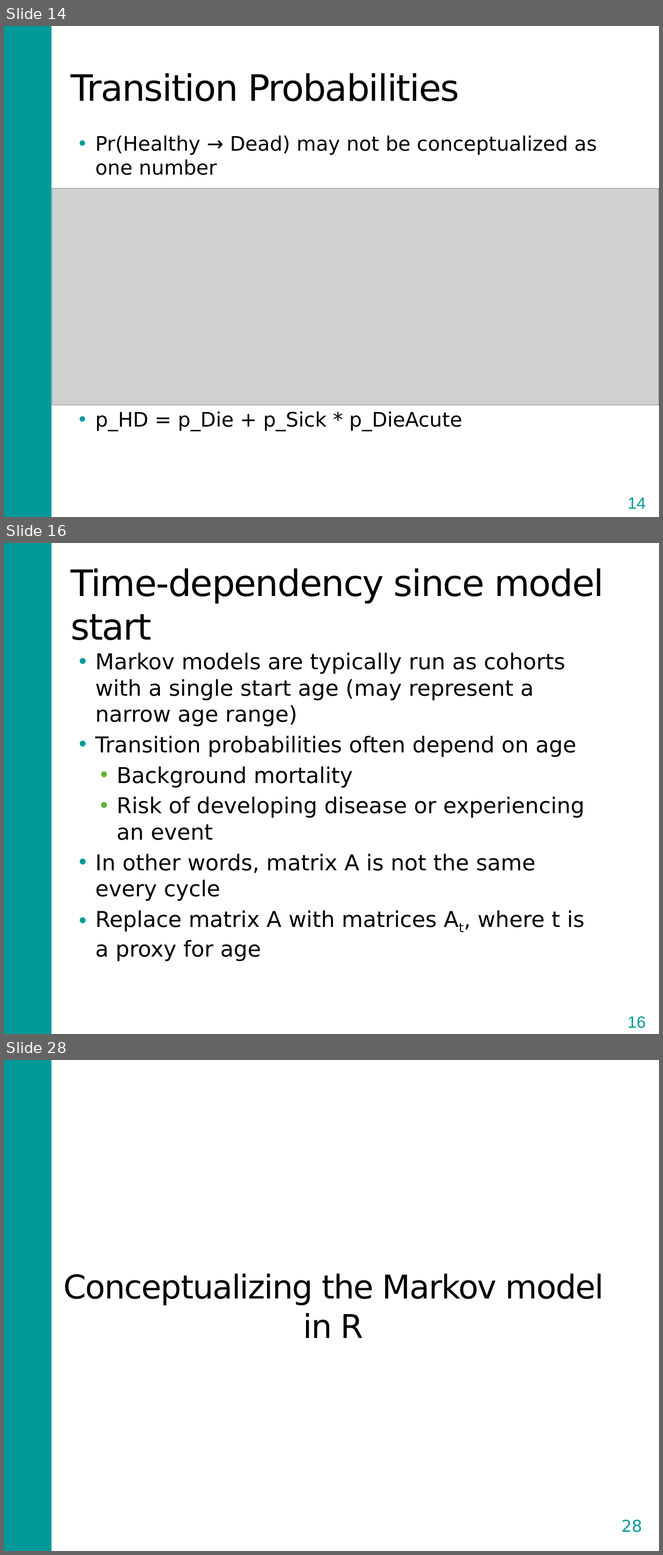
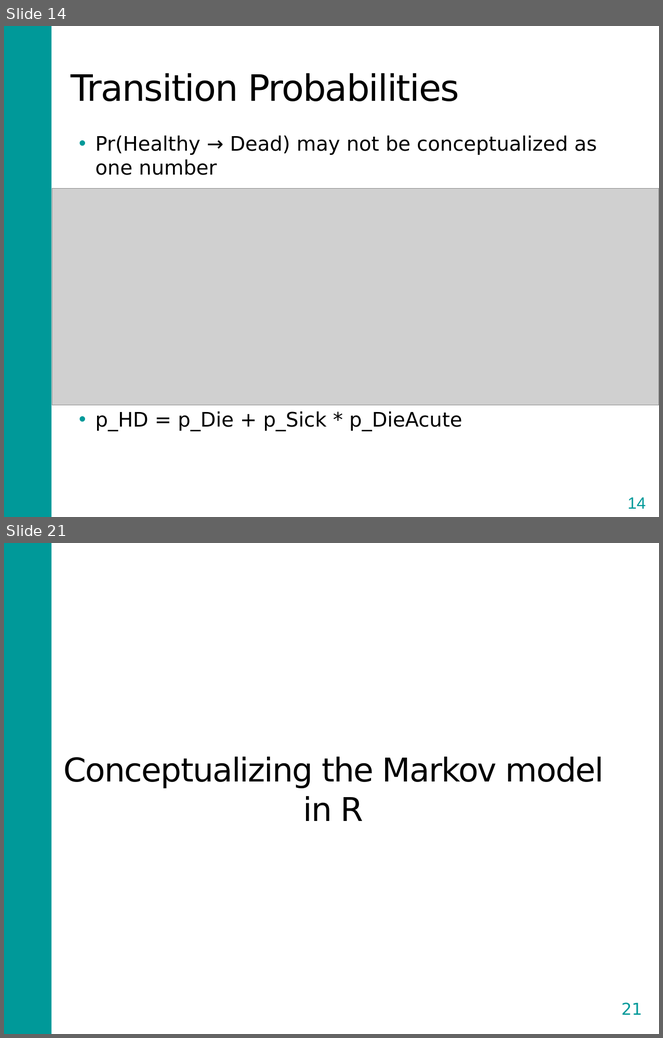
Before and after one commit to DARTH-git/Course-Modularization, a slide deck: Markov models/Slides/MarkovModelSlides.pptx. Shown one above the other, each under a label of ours: slides 14, 16 and 28 before the commit, slides 14 and 21 after it; the slides between them are not shown. The pictures are 663x1555 and 663x1038 pixels, drawn with LibreOffice and Linux fonts; fonts in the diff are those of the drawing; grey boxes stand for pictures. Boxes give left, top, right and bottom in pixels: in the first picture for what was removed or moved away, otherwise in the second. Text is boxed around its words. In the diff, an @@ line names an element or a change of style, - is before the commit and + after.

```diff
--- a/Markov models/Slides/MarkovModelSlides.pptx
+++ b/Markov models/Slides/MarkovModelSlides.pptx
@@ slide 16 removed at (4,543,659,1034), background #FFFFFF; not listed: 1 template element that a slide beside it also shows @@
@@ title removed at (71,568,604,640) @@
-Time-dependency since model start
@@ text removed at (96,653,585,962) @@
-• Markov models are typically run as cohorts with a single start age (may represent a narrow age range)
-• Transition probabilities often depend on age
-  • Background mortality
-  • Risk of developing disease or experiencing an event
-• In other words, matrix A is not the same every cycle
-• Replace matrix A with matrices At, where t is a proxy for age
@@ page number removed at (617,1007,657,1034) @@
-16
@@ what was slide 28 is now slide 21 @@
@@ page number at (622,1003,643,1015): text changed @@
-28
+21
```
Also in this commit, not shown: 7 slides changed, 6 other slides removed, 43 other files.
